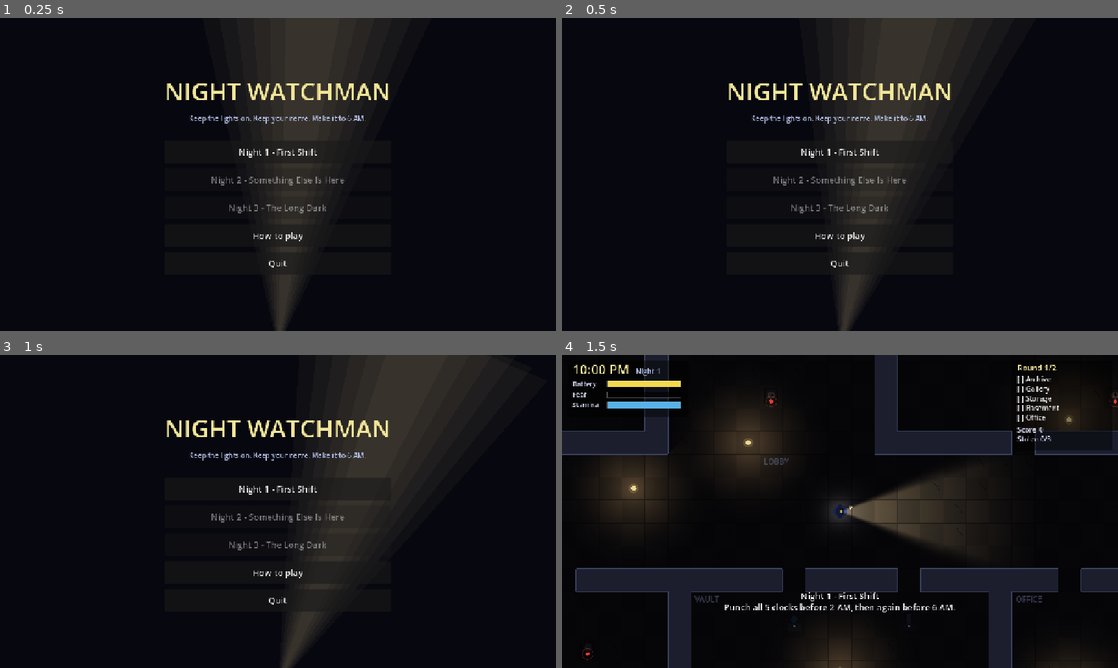
Above: before the commit, frames 1-4 (two rows, left to right).
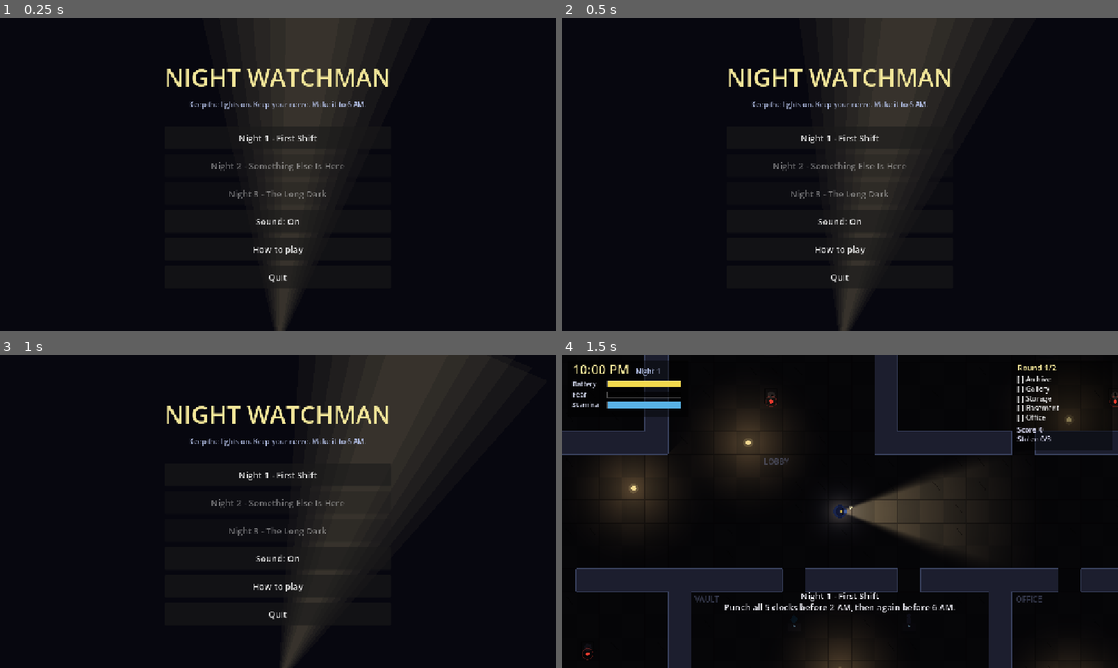
Above: after the commit, the same moments.

Repository: ravic906/Night-watchman
Game: Godot game, scene res://scenes/menu.tscn
Same seed, same stepped clock (60 frames per second), same inputs: the game is played once before the commit and once after it.
Inputs (mouse positions are in pixels of both pictures, inside the frame that each line leads up to):
- Up to frame 1 (0.25 s): no input
- Up to frame 2 (0.5 s): no input
- Up to frame 3 (1 s): tap Enter at 0.5 s; move the mouse to (400, 495) at 0.52 s; hold D (move_right) from 0.53 s (still down); tap F (flashlight) at 0.6 s; click (400, 495) at 0.67 s; tap Space at 0.77 s
- Up to frame 4 (1.5 s): release D (move_right) at 1.25 s; click "Night 1 - First Shift" at 1.25 s

The runs differ from the first frame. In frame 1, 3.4% of the frame differs, in the area x 30-70%, y 16-85%; in frame 2, 3.4%; in frame 3, 3.5%; in frame 4, nothing differs.

Commit message:
Add adaptive tense music composed in code
- tools/compose_music.py renders seamless 32 s loops (drone, heartbeat,
  tension strings, music box) and stingers with numpy -> audio/*.ogg
- Music autoload cross-fades layers from fear/danger; heartbeat speeds
  up with fear; stingers for punch, scare-off, theft, Shadow, shift end
- Sound on/off toggle in the main menu, saved with progress

Co-Authored-By: Claude Opus 5.5 <noreply@anthropic.com>
Claude-Session: https://claude.ai/code/session_013m1r7B9527ufC1VsKigBgz

Diff:
--- a/project.godot
+++ b/project.godot
@@ -14,6 +14,7 @@
 [autoload]
 
 GameState="*res://scripts/game_state.gd"
+Music="*res://scripts/music.gd"
 
 [display]
 
--- a/scripts/game.gd
+++ b/scripts/game.gd
@@ -122,6 +122,7 @@
 		var touch := TouchControls.new()
 		hud_layer.add_child(touch)
 
+	Music.play_game()
 	message(cfg["title"], 4.0)
 	message("Punch all 5 clocks before 2 AM, then again before 6 AM.", 5.0)
 
@@ -187,6 +188,7 @@
 	_update_fear(delta)
 	_update_spawns(delta)
 	_update_events(delta)
+	_update_music()
 
 	for b in batteries.duplicate():
 		if b.global_position.distance_to(player.global_position) < 26.0:
@@ -229,6 +231,7 @@
 				punches += 1
 				score += 50
 				message("Punched in: %s" % cp.cp_name, 2.0)
+				Music.stinger("punch", -4.0)
 		else:
 			cp.progress = maxf(0.0, cp.progress - delta * 2.0)
 
@@ -330,10 +333,25 @@
 				live_lamps.pick_random().flicker(randf_range(1.0, 3.0))
 
 
+## Danger (0..1) drives the string layer: the Shadow closing in, a thief
+## nearby, or a dying flashlight.
+func _update_music() -> void:
+	var pp := player.global_position
+	var danger := 0.0
+	for s in shadows:
+		danger = maxf(danger, 1.0 - s.global_position.distance_to(pp) / 300.0)
+	for it in intruders:
+		danger = maxf(danger, (1.0 - it.global_position.distance_to(pp) / 350.0) * 0.7)
+	if player.battery < 15.0:
+		danger = maxf(danger, 0.5)
+	Music.set_mood(player.fear / 100.0, danger)
+
+
 func on_intruder_scared(_intruder, dropped_loot: bool) -> void:
 	scared += 1
 	score += 150 if dropped_loot else 100
 	message("Thief scared off - they dropped the loot!" if dropped_loot else "Thief scared off!", 2.5)
+	Music.stinger("spotted", -3.0)
 
 
 func on_item_grabbed(intruder, _valuable) -> void:
@@ -345,6 +363,7 @@
 	thefts += 1
 	score -= 200
 	message("Something was stolen! (%d/%d)" % [thefts, MAX_THEFTS], 3.0)
+	Music.stinger("theft")
 
 
 func on_shadow_caught(s) -> void:
@@ -354,6 +373,7 @@
 	player.stun(1.0)
 	s.reset_to(_far_shadow_spawn())
 	message("IT TOUCHED YOU. You come to in the lobby.", 3.5)
+	Music.stinger("scare")
 
 
 func _end_of_shift() -> void:
@@ -369,6 +389,7 @@
 		return
 	ended = true
 	player.set_physics_process(false)
+	Music.end_shift(win)
 	message(reason, 10.0)
 	var result := {
 		"win": win,
--- a/scripts/game_state.gd
+++ b/scripts/game_state.gd
@@ -36,6 +36,7 @@
 var night := 1
 var unlocked := 1
 var best_scores := {}
+var sound_enabled := true
 var last_result := {}
 
 ## Run with `-- --autotest` for a short, self-playing shift (used for CI/smoke tests).
@@ -100,6 +101,7 @@
 	var cfg := ConfigFile.new()
 	cfg.set_value("progress", "unlocked", unlocked)
 	cfg.set_value("progress", "best_scores", best_scores)
+	cfg.set_value("settings", "sound", sound_enabled)
 	cfg.save(SAVE_PATH)
 
 
@@ -109,6 +111,7 @@
 		return
 	unlocked = clampi(int(cfg.get_value("progress", "unlocked", 1)), 1, MAX_NIGHT)
 	best_scores = cfg.get_value("progress", "best_scores", {})
+	sound_enabled = bool(cfg.get_value("settings", "sound", true))
 
 
 func _setup_input() -> void:
--- a/scripts/menu.gd
+++ b/scripts/menu.gd
@@ -7,6 +7,7 @@
 
 func _ready() -> void:
 	set_anchors_and_offsets_preset(Control.PRESET_FULL_RECT)
+	Music.play_menu()
 	var center := CenterContainer.new()
 	center.set_anchors_and_offsets_preset(Control.PRESET_FULL_RECT)
 	add_child(center)
@@ -40,6 +41,14 @@
 		b.pressed.connect(GameState.start_night.bind(n))
 		box.add_child(b)
 
+	var sound_btn := _button(_sound_label())
+	sound_btn.pressed.connect(func():
+		GameState.sound_enabled = not GameState.sound_enabled
+		Music.set_enabled(GameState.sound_enabled)
+		GameState.save_game()
+		sound_btn.text = _sound_label())
+	box.add_child(sound_btn)
+
 	var help_btn := _button("How to play")
 	help_btn.pressed.connect(func(): _help.visible = not _help.visible)
 	box.add_child(help_btn)
@@ -63,6 +72,10 @@
 Keyboard: WASD/arrows move, mouse aims, Shift runs, F/Space/right-click toggles the light, E punches.
 Touch: left side is a joystick, buttons on the right."""
 	box.add_child(_help)
+
+
+func _sound_label() -> String:
+	return "Sound: On" if GameState.sound_enabled else "Sound: Off"
 
 
 func _spacer(h: float) -> Control:
--- /dev/null
+++ b/scripts/music.gd
@@ -0,0 +1,121 @@
+extends Node
+## Autoload: the adaptive score.
+## Four synced loops (composed by tools/compose_music.py) cross-fade with the
+## watchman's fear and the danger around him; stingers punctuate events.
+
+const LOOP_NAMES := ["drone", "heartbeat", "tension", "musicbox"]
+const STINGER_NAMES := ["scare", "theft", "spotted", "dawn", "fail", "punch"]
+const FADE_SPEED := 1.5
+const MIN_LINEAR := 0.001
+
+var enabled := true
+
+var _loops := {}       # name -> AudioStreamPlayer
+var _targets := {}     # name -> target linear volume (0..1)
+var _stingers := {}    # name -> AudioStream
+var _heart_rate := 1.0
+
+
+func _ready() -> void:
+	process_mode = Node.PROCESS_MODE_ALWAYS
+	_make_bus("Music", -3.0)
+	_make_bus("SFX", -1.0)
+	for n in LOOP_NAMES:
+		var stream: AudioStreamOggVorbis = load("res://audio/%s.ogg" % n)
+		stream.loop = true
+		var p := AudioStreamPlayer.new()
+		p.stream = stream
+		p.bus = "Music"
+		p.volume_db = linear_to_db(MIN_LINEAR)
+		add_child(p)
+		_loops[n] = p
+		_targets[n] = 0.0
+	for n in STINGER_NAMES:
+		_stingers[n] = load("res://audio/%s.ogg" % n)
+	set_enabled(GameState.sound_enabled)
+
+
+func _make_bus(bus_name: String, db: float) -> void:
+	if AudioServer.get_bus_index(bus_name) != -1:
+		return
+	AudioServer.add_bus()
+	var i := AudioServer.bus_count - 1
+	AudioServer.set_bus_name(i, bus_name)
+	AudioServer.set_bus_send(i, "Master")
+	AudioServer.set_bus_volume_db(i, db)
+
+
+func _start_loops() -> void:
+	if (_loops["drone"] as AudioStreamPlayer).playing:
+		return
+	# Started on the same frame so the layers stay in sync.
+	for n in LOOP_NAMES:
+		_loops[n].play()
+
+
+func play_menu() -> void:
+	_start_loops()
+	_targets = {"drone": 0.7, "heartbeat": 0.0, "tension": 0.0, "musicbox": 0.75}
+	_heart_rate = 1.0
+
+
+func play_game() -> void:
+	_start_loops()
+	set_mood(0.0, 0.0)
+
+
+## fear and danger are 0..1. Calm patrols get the music box; fear brings in
+## the heartbeat (and speeds it up); danger brings in the strings.
+func set_mood(fear: float, danger: float) -> void:
+	fear = clampf(fear, 0.0, 1.0)
+	danger = clampf(danger, 0.0, 1.0)
+	_targets["drone"] = 0.7 + 0.3 * fear
+	_targets["musicbox"] = 0.45 * clampf(1.0 - fear * 2.2, 0.0, 1.0) * (1.0 - danger)
+	_targets["heartbeat"] = clampf((fear - 0.15) / 0.55, 0.0, 1.0) * 0.9
+	_targets["tension"] = maxf(danger, clampf((fear - 0.55) / 0.45, 0.0, 1.0)) * 0.85
+	_heart_rate = 1.0 + 0.4 * fear
+
+
+func end_shift(win: bool) -> void:
+	_targets = {"drone": 0.35, "heartbeat": 0.0, "tension": 0.0, "musicbox": 0.0}
+	_heart_rate = 1.0
+	stinger("dawn" if win else "fail")
+
+
+func stinger(stinger_name: String, volume_db := 0.0) -> void:
+	if not enabled or not _stingers.has(stinger_name):
+		return
+	var p := AudioStreamPlayer.new()
+	p.stream = _stingers[stinger_name]
+	p.bus = "SFX"
+	p.volume_db = volume_db
+	add_child(p)
+	p.finished.connect(p.queue_free)
+	p.play()
+
+
+func set_enabled(on: bool) -> void:
+	enabled = on
+	for bus_name in ["Music", "SFX"]:
+		AudioServer.set_bus_mute(AudioServer.get_bus_index(bus_name), not on)
+
+
+func _process(delta: float) -> void:
+	var k := clampf(delta * FADE_SPEED, 0.0, 1.0)
+	for n in LOOP_NAMES:
+		var p: AudioStreamPlayer = _loops[n]
+		var current := db_to_linear(p.volume_db)
+		var next := lerpf(current, float(_targets[n]), k)
+		p.volume_db = linear_to_db(maxf(next, MIN_LINEAR))
+	var heart: AudioStreamPlayer = _loops["heartbeat"]
+	heart.pitch_scale = lerpf(heart.pitch_scale, _heart_rate, k)
+
+
+func _exit_tree() -> void:
+	# Stop playback before shutdown so the audio server releases the streams.
+	for child in get_children():
+		if child is AudioStreamPlayer:
+			(child as AudioStreamPlayer).stop()
+			child.stream = null
+	_loops.clear()
+	_stingers.clear()
Not shown, added: scripts/music.gd.uid
Not shown, added: audio/dawn.ogg
Not shown, added: audio/drone.ogg
Not shown, added: audio/fail.ogg
Not shown, added: audio/heartbeat.ogg
Not shown, added: audio/musicbox.ogg
Not shown, added: audio/punch.ogg
Not shown, added: audio/scare.ogg
Not shown, added: audio/spotted.ogg
Not shown, added: audio/tension.ogg
Not shown, added: audio/theft.ogg
